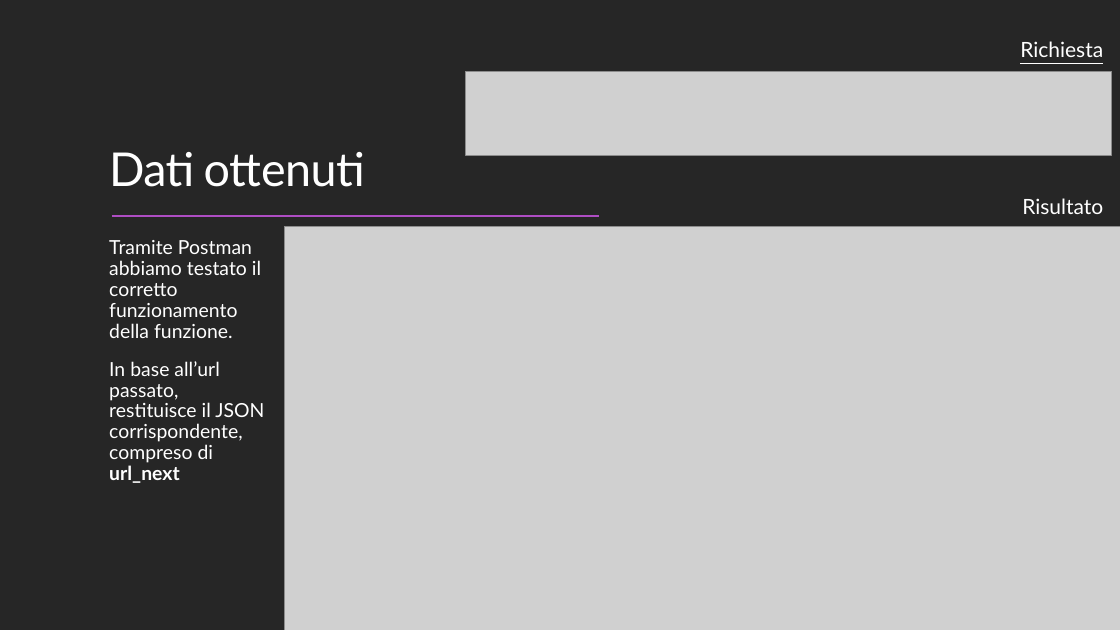
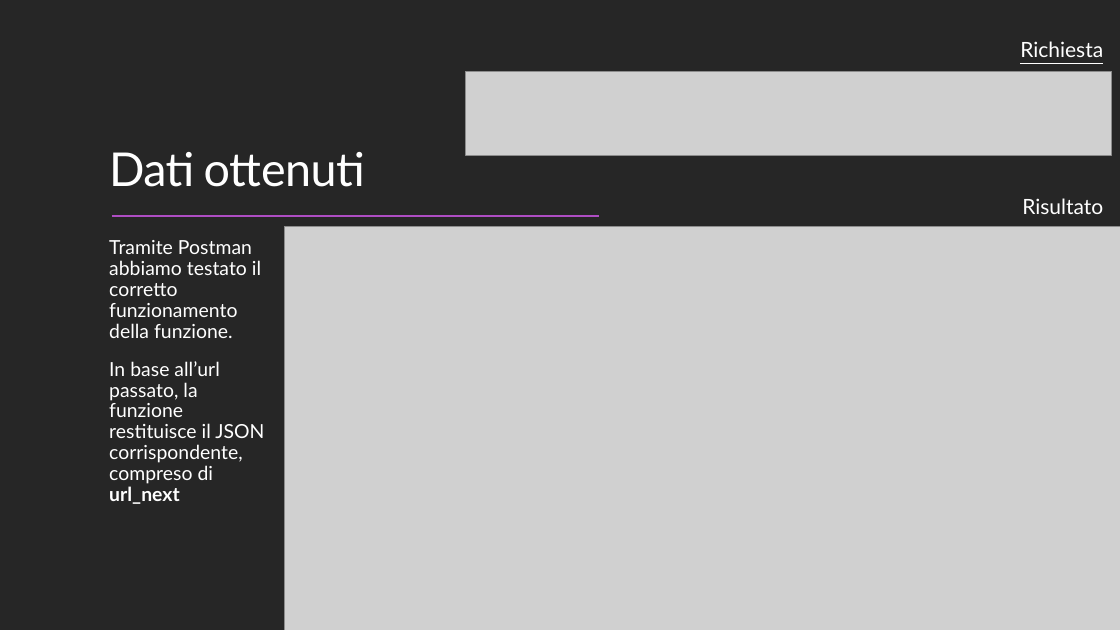
Before and after one commit to PirottaNicola/TC-Mproject_Boffelli_Pirotta, a slide deck: slide 14 of Preparation files/MyTEDx_Presentazione.pptx. Drawn at 1120x630 pixels with LibreOffice and Linux fonts; fonts in the diff are those of the drawing; grey boxes stand for pictures. Boxes give left, top, right and bottom in pixels: in the first picture for what was removed or moved away, otherwise in the second. Text is boxed around its words. In the diff, an @@ line names an element or a change of style, - is before the commit and + after.

```diff
--- a/Preparation files/MyTEDx_Presentazione.pptx
+++ b/Preparation files/MyTEDx_Presentazione.pptx
@@ text at (109, 361, 264, 504): text changed @@
-  In base all’url passato, restituisce il JSON corrispondente, compreso di url_next
+  In base all’url passato, la funzione restituisce il JSON corrispondente, compreso di url_next
```
Also in this commit, not shown: 2 other slides changed.
